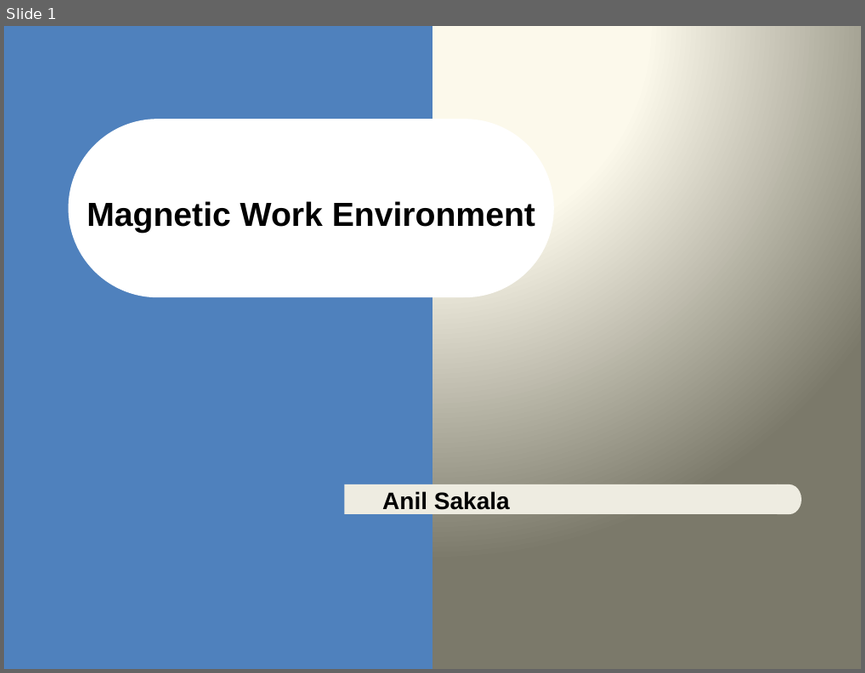
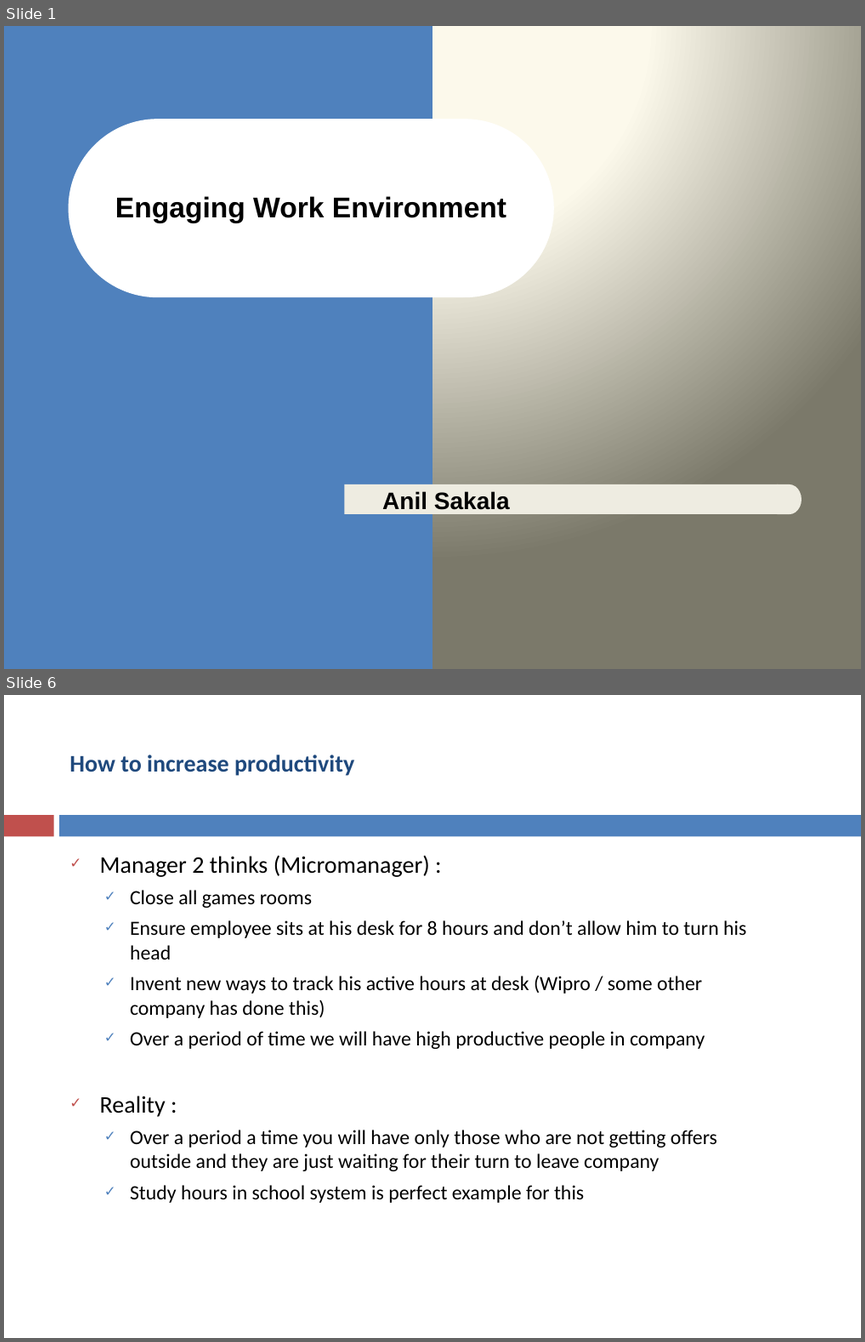
Before and after one commit to asakala/notes, a slide deck: Prokarma/Magnetic Work Environment.pptx. Shown one above the other, each under a label of ours: slide 1 before the commit, slides 1 and 6 after it; the slides between them are not shown. The pictures are 865x673 and 865x1342 pixels, drawn with LibreOffice and Linux fonts; fonts in the diff are those of the drawing. Boxes give left, top, right and bottom in pixels: in the first picture for what was removed or moved away, otherwise in the second. Text is boxed around its words. In the diff, an @@ line names an element or a change of style, - is before the commit and + after.

```diff
--- a/Prokarma/Magnetic Work Environment.pptx
+++ b/Prokarma/Magnetic Work Environment.pptx
@@ slide 6 added at <box>4,695,861,1338</box>, background #FFFFFF @@
@@ title added at <box>69,755,354,776</box>, 20 pt, text #1F497D, bold @@
+How to increase productivity
@@ rectangle added at <box>4,815,53,836</box>, fill #C0504D @@
@@ rectangle added at <box>60,815,861,836</box>, fill #4F81BD @@
@@ text added at <box>100,855,746,1202</box>, 17 pt, text #000000 @@
+✓ Manager 2 thinks (Micromanager) :
+  ✓ Close all games rooms
+  ✓ Ensure employee sits at his desk for 8 hours and don’t allow him to turn his head
+  ✓ Invent new ways to track his active hours at desk (Wipro / some other company has done this)
+  ✓ Over a period of time we will have high productive people in company
+✓ Reality :
+  ✓ Over a period a time you will have only those who are not getting offers outside and they are just waiting for their turn to leave company
+  ✓ Study hours in school system is perfect example for this
@@ slide 1 changed as well @@
@@ title at <box>115,196,506,223</box>: text changed; size 28 to 24 pt @@
-Magnetic Work Environment
+Engaging Work Environment
```
Also in this commit, not shown: 6 other slides changed, 12 other slides added, 3 other files.
